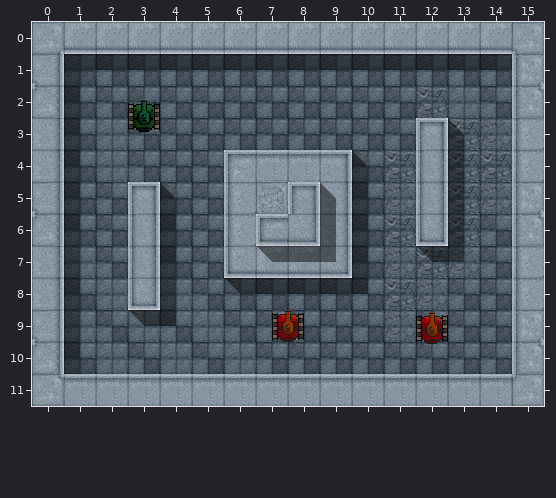
Tiled map: BaconGameJam.Content/Levels/Level1.tmx. Above: the version before the commit.
Cells are 32x32 px. Shown: x 0..15, y 0..11.
New version:
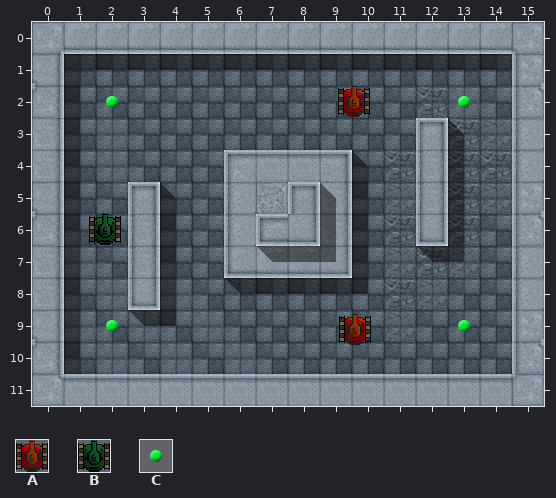
Key: from "Tanks": A 0 "Tank", B 1 "Tank"; from "Waypoints": C 0.
_ is an empty cell.
Objects are placed by their top-left corner, in cells (3,4 is the top-left corner of cell 3,4); size is 1x1 cell unless given.
Tiles of an added or newly shown layer are drawn over the layers below it.
Difference:
Changed rows in their new state; . is an unchanged cell.
Layer "tanks":
changed: A "Tank" at 7.5,9 -> A "Tank" at 9.6,2
changed: B "Tank" at 3,2.4 -> B "Tank" at 1.8,6
changed: A "Tank" at 12,9.1 -> A "Tank" at 9.6,9.1
Layer "waypoints" (added):
first column x 2:
 2 C..........C
first column x 2:
 9 C..........C
